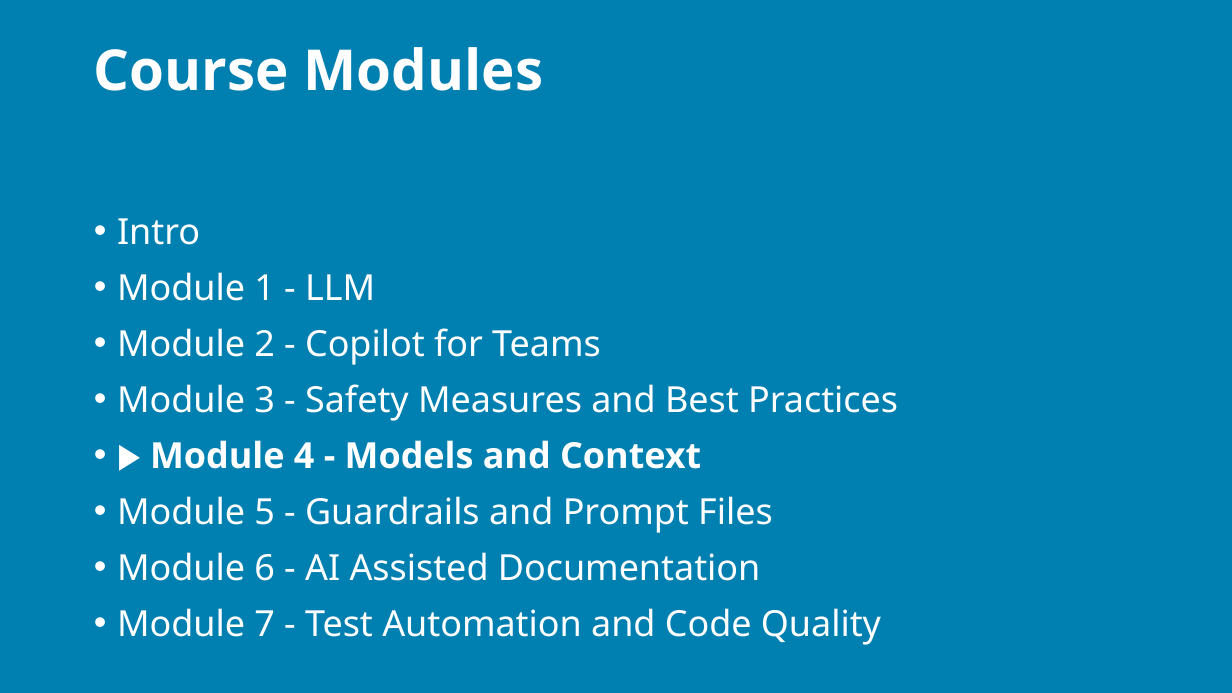
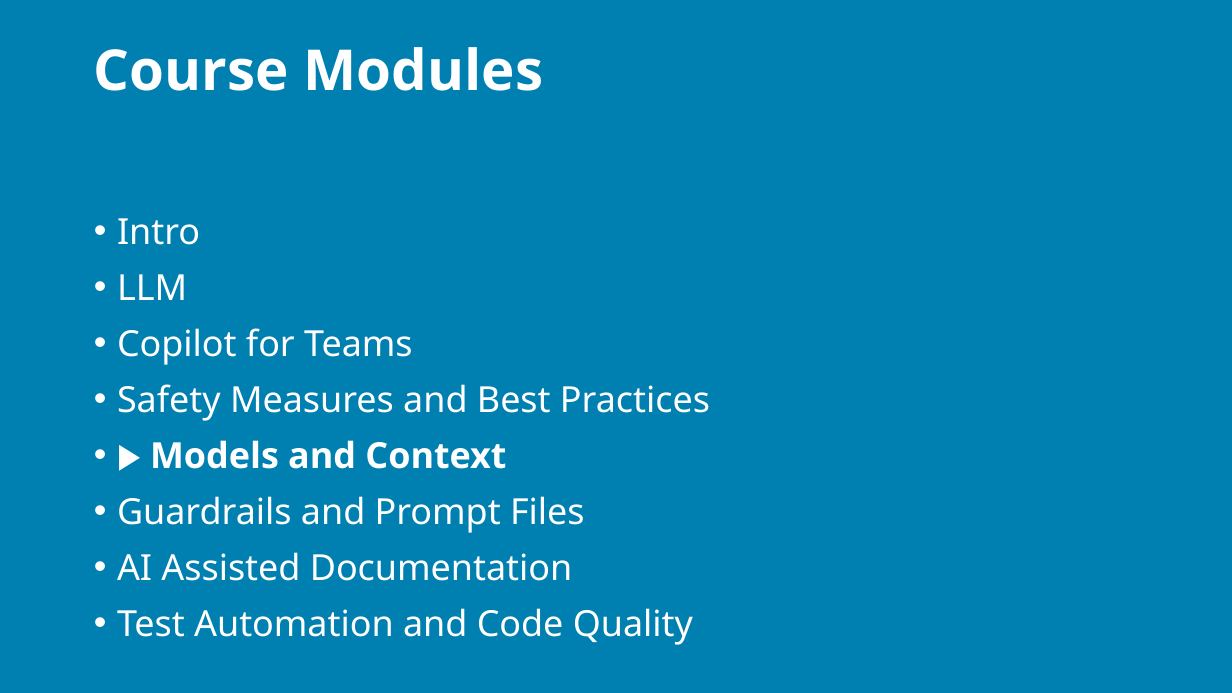
Before and after one commit to j0hnnymiller/AI-Assisted-Software-Development, a slide deck: slide 48 of Slides/output/aiasd-311-tuesday-draft.pptx (slide 89 before the commit). Drawn at 1232x693 pixels with LibreOffice and Linux fonts; fonts in the diff are those of the drawing; background and template pictures are left out. Boxes give left, top, right and bottom in pixels: in the first picture for what was removed or moved away, otherwise in the second. Text is boxed around its words. In the diff, an @@ line names an element or a change of style, - is before the commit and + after.

```diff
--- a/Slides/output/aiasd-311-tuesday-draft.pptx
+++ b/Slides/output/aiasd-311-tuesday-draft.pptx
@@ text at bbox=[117, 274, 710, 645]: text changed @@
-• Module 1 - LLM
-• Module 2 - Copilot for Teams
-• Module 3 - Safety Measures and Best Practices
-• ▶ Module 4 - Models and Context
-• Module 5 - Guardrails and Prompt Files
-• Module 6 - AI Assisted Documentation
-• Module 7 - Test Automation and Code Quality
+• LLM
+• Copilot for Teams
+• Safety Measures and Best Practices
+• ▶ Models and Context
+• Guardrails and Prompt Files
+• AI Assisted Documentation
+• Test Automation and Code Quality
```
Also in this commit, not shown: 61 other slides changed, 8 slides added, 54 slides removed, 9 other files.
